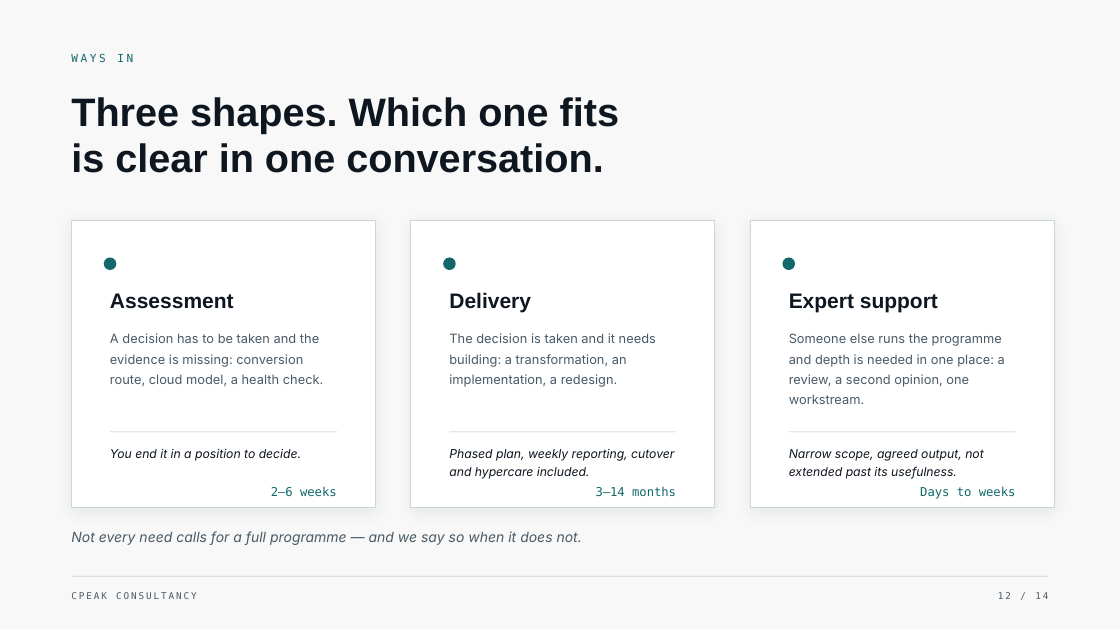
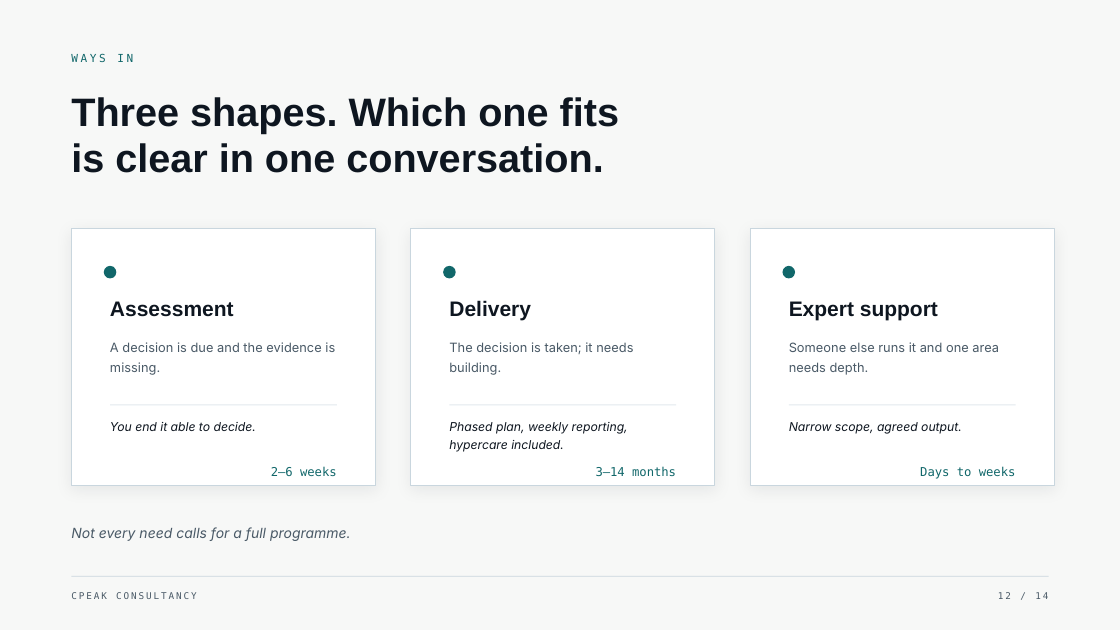
Before and after one commit to narinygt/Default, a slide deck: slide 12 of presentation/CPeak-Consultancy-Corporate-Presentation-EN.pptx. Drawn at 1120x630 pixels with LibreOffice and Linux fonts; fonts in the diff are those of the drawing. Boxes give left, top, right and bottom in pixels: in the first picture for what was removed or moved away, otherwise in the second. Text is boxed around its words. In the diff, an @@ line names an element or a change of style, - is before the commit and + after.

```diff
--- a/presentation/CPeak-Consultancy-Corporate-Presentation-EN.pptx
+++ b/presentation/CPeak-Consultancy-Corporate-Presentation-EN.pptx
@@ rectangle: place and size @@
-rectangle at bbox=[71, 220, 376, 507]
+rectangle at bbox=[71, 229, 376, 486]
@@ rectangle: place and size @@
-rectangle at bbox=[411, 220, 715, 507]
+rectangle at bbox=[411, 229, 715, 486]
@@ rectangle: place and size @@
-rectangle at bbox=[750, 220, 1054, 507]
+rectangle at bbox=[750, 229, 1054, 486]
@@ 3 texts, 3 ellipses: place and size @@
-3 texts, 3 ellipses at bbox=[104, 257, 938, 312]
+3 texts, 3 ellipses at bbox=[104, 266, 938, 321]
@@ text at bbox=[110, 342, 335, 375]: text changed @@
-A decision has to be taken and the evidence is missing: conversion route, cloud model, a health check.
+A decision is due and the evidence is missing.
@@ text at bbox=[449, 342, 633, 375]: text changed @@
-The decision is taken and it needs building: a transformation, an implementation, a redesign.
+The decision is taken; it needs building.
@@ text at bbox=[789, 342, 999, 375]: text changed @@
-Someone else runs the programme and depth is needed in one place: a review, a second opinion, one workstream.
+Someone else runs it and one area needs depth.
@@ 3 lines: place and size @@
-3 lines at bbox=[110, 432, 1016, 432]
+3 lines at bbox=[110, 405, 1016, 405]
@@ text at bbox=[110, 422, 256, 431]: text changed @@
-You end it in a position to decide.
+You end it able to decide.
@@ text at bbox=[449, 422, 628, 452]: text changed @@
-Phased plan, weekly reporting, cutover and hypercare included.
+Phased plan, weekly reporting, hypercare included.
@@ text at bbox=[789, 422, 962, 434]: text changed @@
-Narrow scope, agreed output, not extended past its usefulness.
+Narrow scope, agreed output.
@@ 3 texts: place and size @@
-3 texts at bbox=[271, 486, 1016, 499]
+3 texts at bbox=[271, 466, 1016, 479]
@@ text at bbox=[71, 527, 351, 541]: text changed @@
-Not every need calls for a full programme — and we say so when it does not.
+Not every need calls for a full programme.
```
Also in this commit, not shown: 13 other slides changed, 4 other files.
